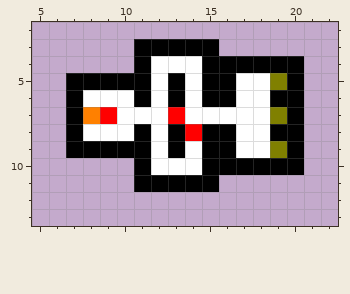
Edited in one commit: pixel-art sprite (levels/6.png). Above is the file before it was changed.
The file is 27x15 pixels. Shown: x 5..22, y 2..13. The old version is drawn lined up with the new one.
And afterwards:
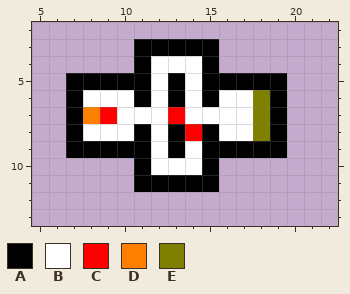
Palette (. is transparent): A #000000  B #ffffff  C #ff0000  D #ff8000  E #808000
What changed:
whole drawing moved by +1,+0 (the old picture is shown already moved)
y 4: x 16..20 AAAAA -> .....
y 5: x 17..20 BBEA -> AAA.
y 6: x 16 A -> B; x 18 B -> E; x 20 A -> .
y 7: x 18..20 BEA -> EA.
y 8: x 16 A -> B; x 18 B -> E; x 20 A -> .
y 9: x 17..20 BBEA -> AAA.
y 10: x 16..20 AAAAA -> .....
Pixel boxes of the changes (left, top, right, bottom) in both pictures:
changed: (219, 56, 304, 175)
